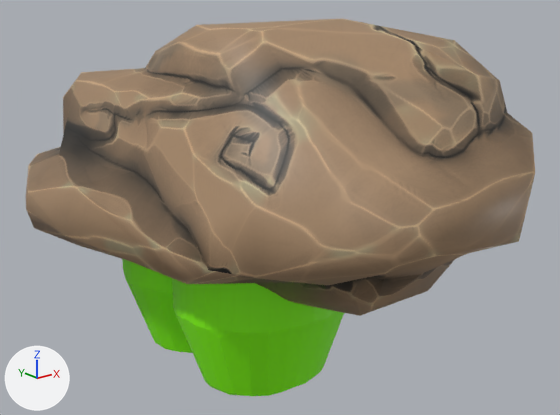
A saved change to the FBX model Astromega/Assets/astn3.fbx.
Rendered twice from a 50 mm lens placed at (-0.651, -0.879, 0.582), pointed at (0.031, -0.027, 0.241). The lights are fixed; the arrows at lower left show +X, +Y and +Z. The older version comes first. Where no turn or scale is listed for an object, it has been applied to the vertices.

The first picture shows 'node_id46.002', 'node_id76'.
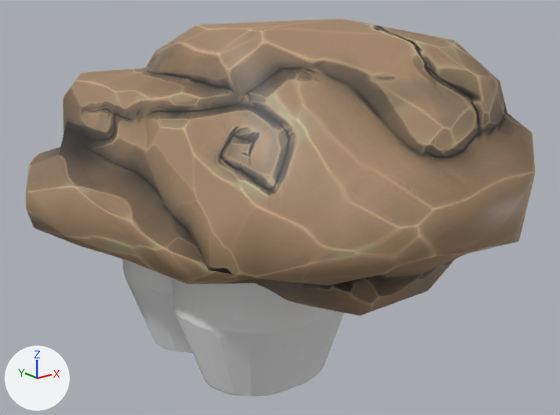
Where the change shows, as pixel boxes (x1, y1, x2, y2) in the pictures (560 x 415 px):
'node_id46.002', recoloured (green to white)
    both: (122, 259, 344, 396)

The change in detail:
me_mesh_id47_001 has 305 vertices, 585 faces and spans x -0.368..-0.093, y 0.113..0.505, z -0.294..-0.044.
me_mesh_id47_001 no longer uses material mat_astn3m (picture img_astn3t_png).
